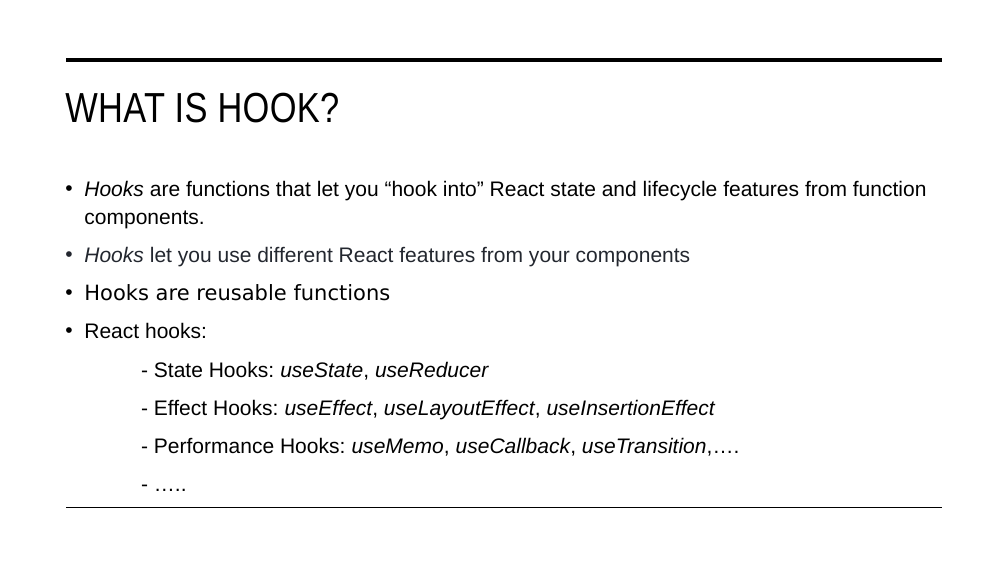
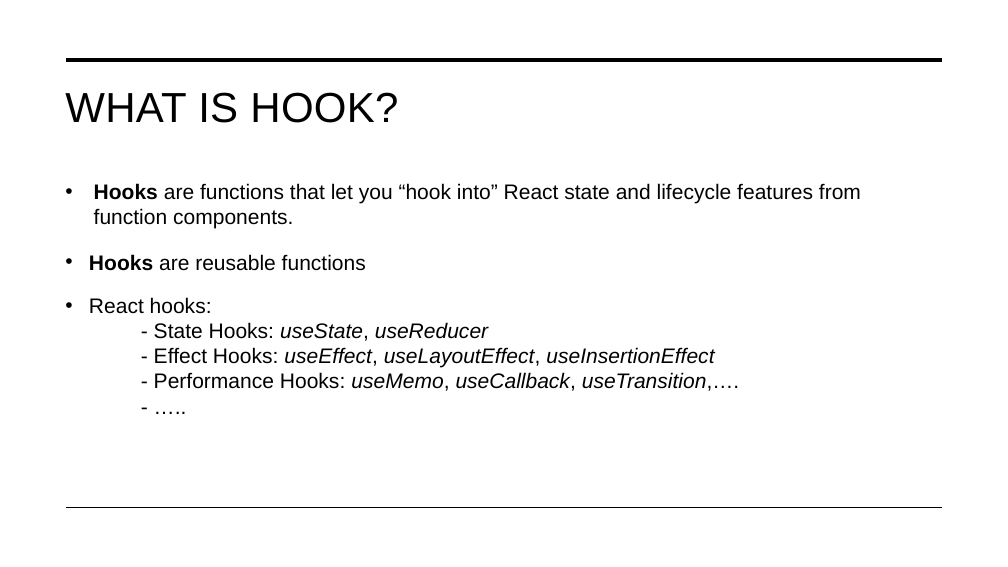
Before and after one commit to tungle251/demo-app, a slide deck: slide 5 of Presentation.pptx. Drawn at 1008x567 pixels with LibreOffice and Linux fonts; fonts in the diff are those of the drawing. Boxes give left, top, right and bottom in pixels: in the first picture for what was removed or moved away, otherwise in the second. Text is boxed around its words. In the diff, an @@ line names an element or a change of style, - is before the commit and + after.

Commit message:
update file

```diff
--- a/Presentation.pptx
+++ b/Presentation.pptx
@@ title "WHAT IS HOOK?" at (65,92,398,123): font Arial Narrow to Arial @@
@@ text removed at (84,180,927,456) @@
-• Hooks are functions that let you “hook into” React state and lifecycle features from function components.
-• Hooks let you use different React features from your components
-• Hooks are reusable functions
-• React hooks:
-- State Hooks: useState, useReducer
-- Effect Hooks: useEffect, useLayoutEffect, useInsertionEffect
-- Performance Hooks: useMemo, useCallback, useTransition,….
-- …..
@@ text added at (94,183,861,229), 20 pt, text #000000 @@
+• Hooks are functions that let you “hook into” React state and lifecycle features from function components.
@@ text added at (89,254,366,271), 20 pt, text #000000 @@
+• Hooks are reusable functions
@@ text added at (89,297,739,391), 20 pt, text #000000, italic @@
+• React hooks:
+- State Hooks: useState, useReducer
+- Effect Hooks: useEffect, useLayoutEffect, useInsertionEffect
+- Performance Hooks: useMemo, useCallback, useTransition,….
+- …..
```
Also in this commit, not shown: 22 other slides changed, 3 slides added, 1 slide removed.
